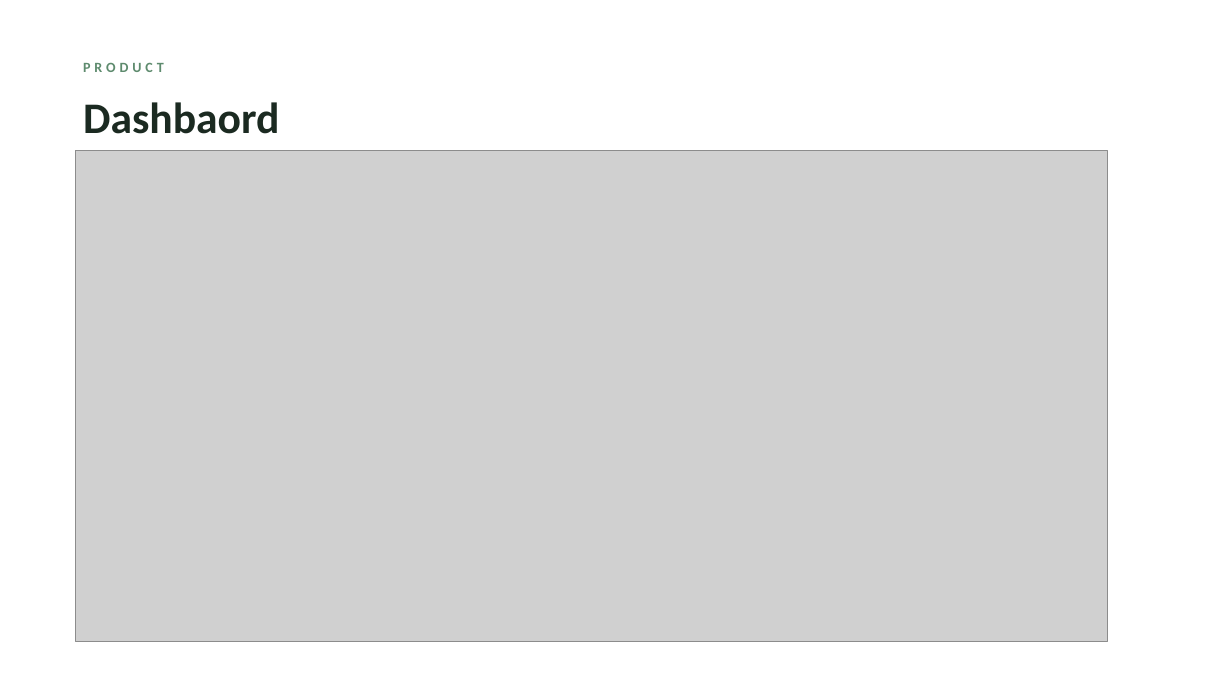
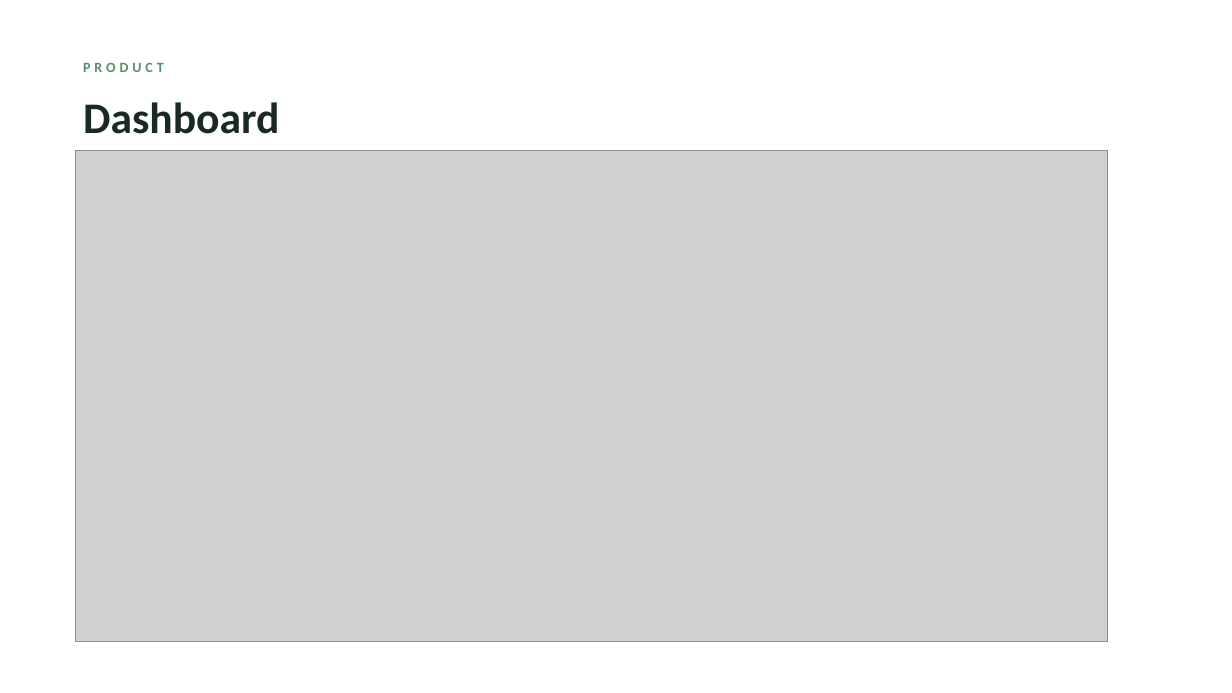
Before and after one commit to 21Afnan/cryptosight, a slide deck: slide 7 of docs/CryptoSight_Presentation.pptx. Drawn at 1232x693 pixels with LibreOffice and Linux fonts; fonts in the diff are those of the drawing; grey boxes stand for pictures; background and template pictures are left out. Boxes give left, top, right and bottom in pixels: in the first picture for what was removed or moved away, otherwise in the second. Text is boxed around its words. In the diff, an @@ line names an element or a change of style, - is before the commit and + after.

```diff
--- a/docs/CryptoSight_Presentation.pptx
+++ b/docs/CryptoSight_Presentation.pptx
@@ text at bbox=[83, 102, 279, 134]: text changed @@
-Dashbaord
+Dashboard
```
Also in this commit, not shown: 3 other slides changed, 2 other files.
